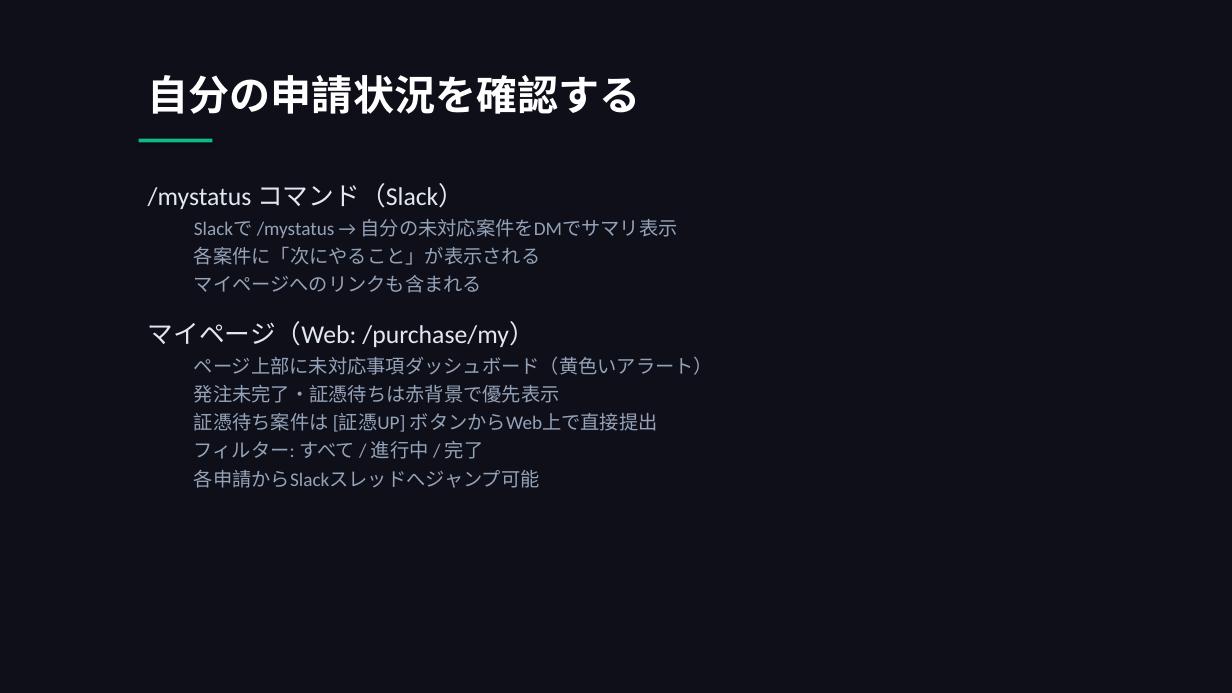
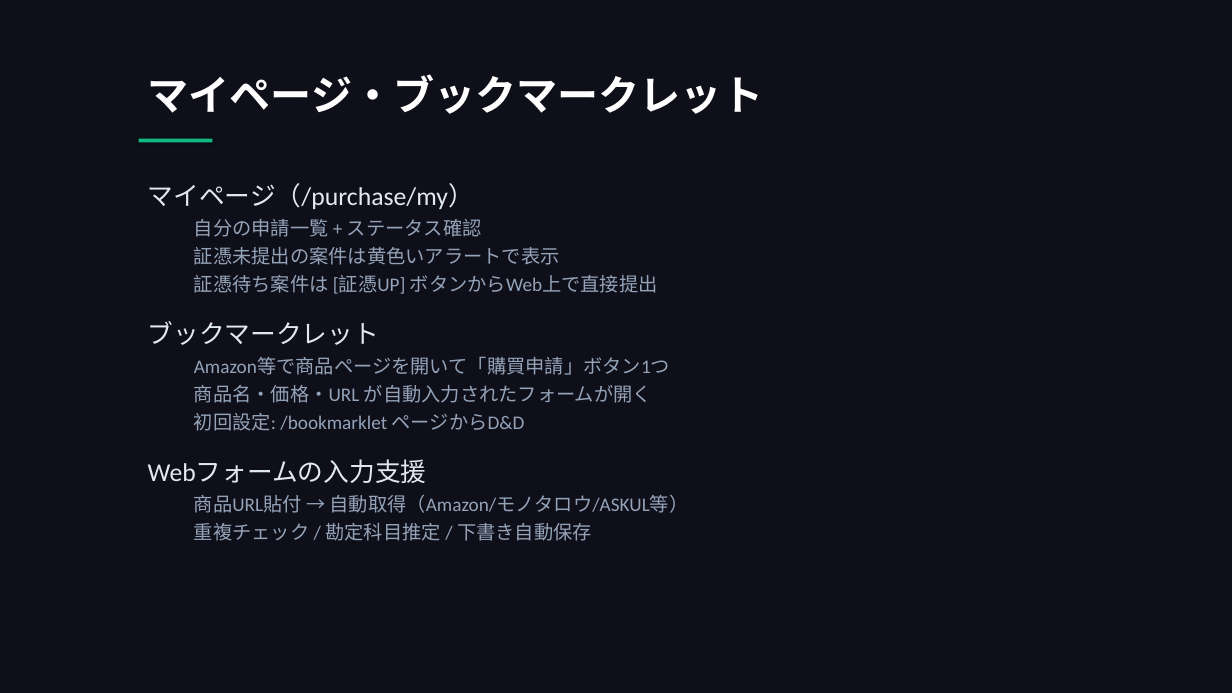
Before and after one commit to takeshiizawa123/next-procurement-poc, a slide deck: slide 19 of docs/user-manual.pptx (slide 30 before the commit). Drawn at 1232x693 pixels with LibreOffice and Linux fonts; fonts in the diff are those of the drawing. Boxes give left, top, right and bottom in pixels: in the first picture for what was removed or moved away, otherwise in the second. Text is boxed around its words. In the diff, an @@ line names an element or a change of style, - is before the commit and + after.

```diff
--- a/docs/user-manual.pptx
+++ b/docs/user-manual.pptx
@@ text at box(148, 74, 763, 114): text changed @@
-自分の申請状況を確認する
+マイページ・ブックマークレット
@@ text at box(148, 183, 560, 265): text changed @@
-/mystatus コマンド（Slack）
-  Slackで /mystatus → 自分の未対応案件をDMでサマリ表示
-  各案件に「次にやること」が表示される
-  マイページへのリンクも含まれる
-マイページ（Web: /purchase/my）
-  ページ上部に未対応事項ダッシュボード（黄色いアラート）
-  発注未完了・証憑待ちは赤背景で優先表示
+マイページ（/purchase/my）
+  自分の申請一覧 + ステータス確認
+  証憑未提出の案件は黄色いアラートで表示
@@ text at box(148, 321, 689, 541): text changed @@
-  フィルター: すべて / 進行中 / 完了
-  各申請からSlackスレッドへジャンプ可能
+ブックマークレット
+  Amazon等で商品ページを開いて「購買申請」ボタン1つ
+  商品名・価格・URL が自動入力されたフォームが開く
+  初回設定: /bookmarklet ページからD&D
+Webフォームの入力支援
+  商品URL貼付 → 自動取得（Amazon/モノタロウ/ASKUL等）
+  重複チェック / 勘定科目推定 / 下書き自動保存
```
Also in this commit, not shown: 22 other slides changed, 7 slides added, 10 slides removed, 1 other file.
